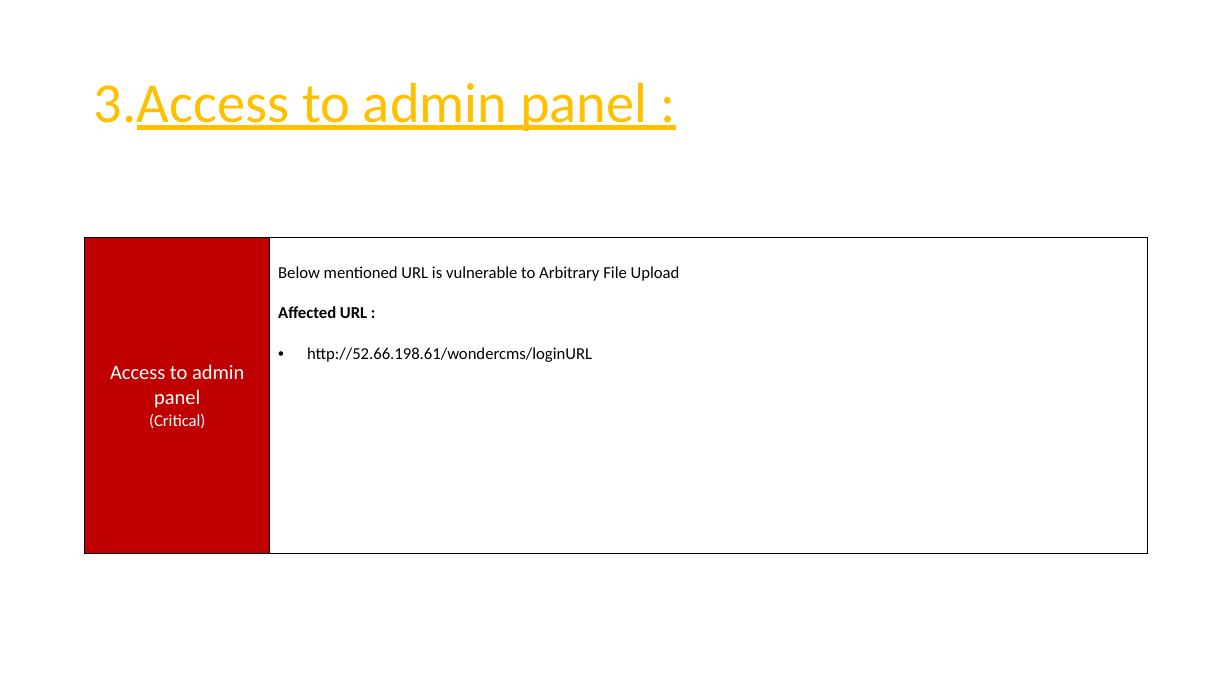
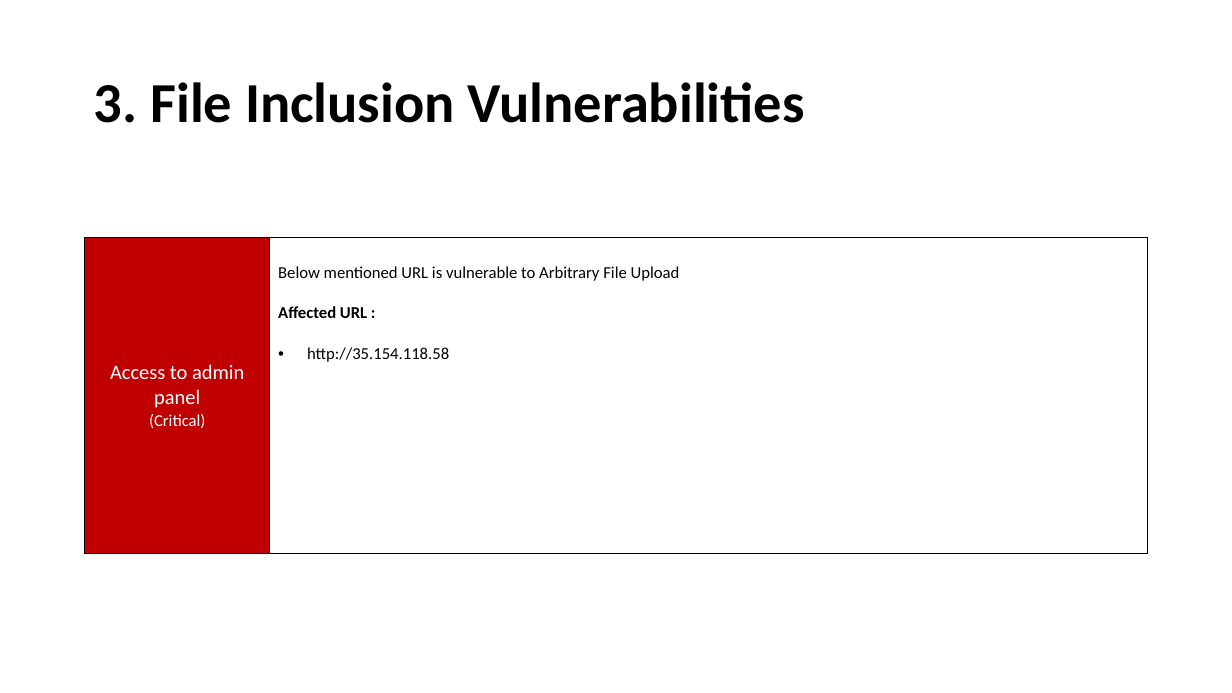
Before and after one commit to RocktimRajkumar/CEH-hack-a-thon, a slide deck: slide 20 of reports/Lifestyle Store/LifeStyle Store Application Reports.pptx. Drawn at 1232x693 pixels with LibreOffice and Linux fonts; fonts in the diff are those of the drawing. Boxes give left, top, right and bottom in pixels: in the first picture for what was removed or moved away, otherwise in the second. Text is boxed around its words. In the diff, an @@ line names an element or a change of style, - is before the commit and + after.

Commit message:
reports: File Inclusion Vulnerabilities ppt done

```diff
--- a/reports/Lifestyle Store/LifeStyle Store Application Reports.pptx
+++ b/reports/Lifestyle Store/LifeStyle Store Application Reports.pptx
@@ title at [94,82,805,123]: text changed; text colour #FFC000 to #000000; bold on @@
-3.Access to admin panel :
+3. File Inclusion Vulnerabilities
@@ table at [85,185,1148,554] @@
-row 2, column 2: Below mentioned URL is vulnerable to Arbitrary File Upload / Affected URL : / http://52.66.198.61/wondercms/loginURL
+row 2, column 2: Below mentioned URL is vulnerable to Arbitrary File Upload / Affected URL : / http://35.154.118.58
```
Also in this commit, not shown: 5 other slides changed, 1 slide added, 1 slide removed.
